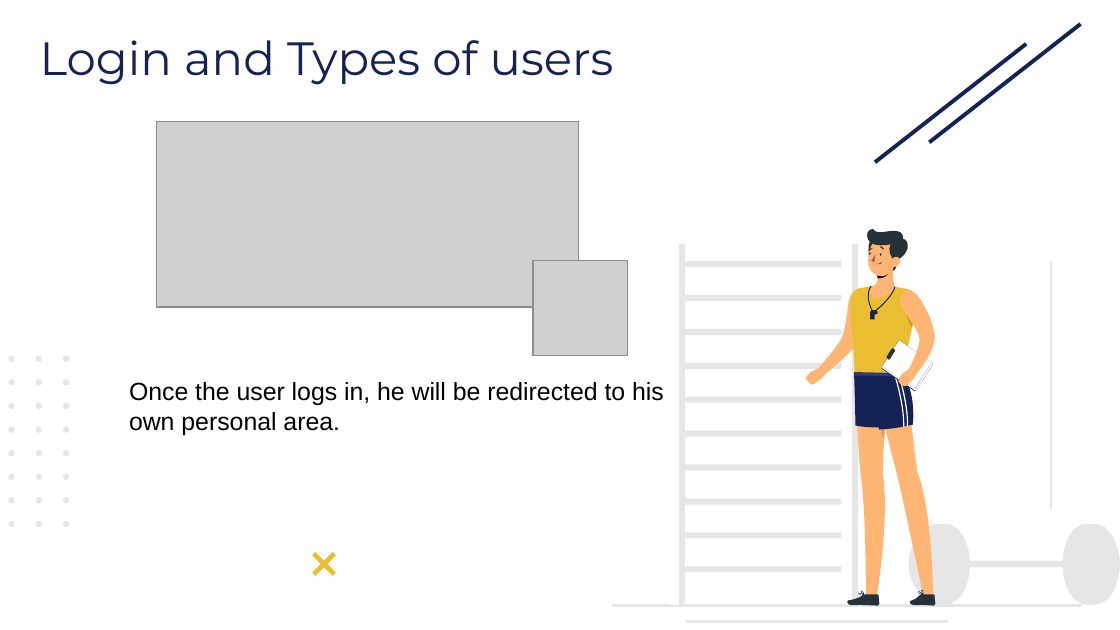
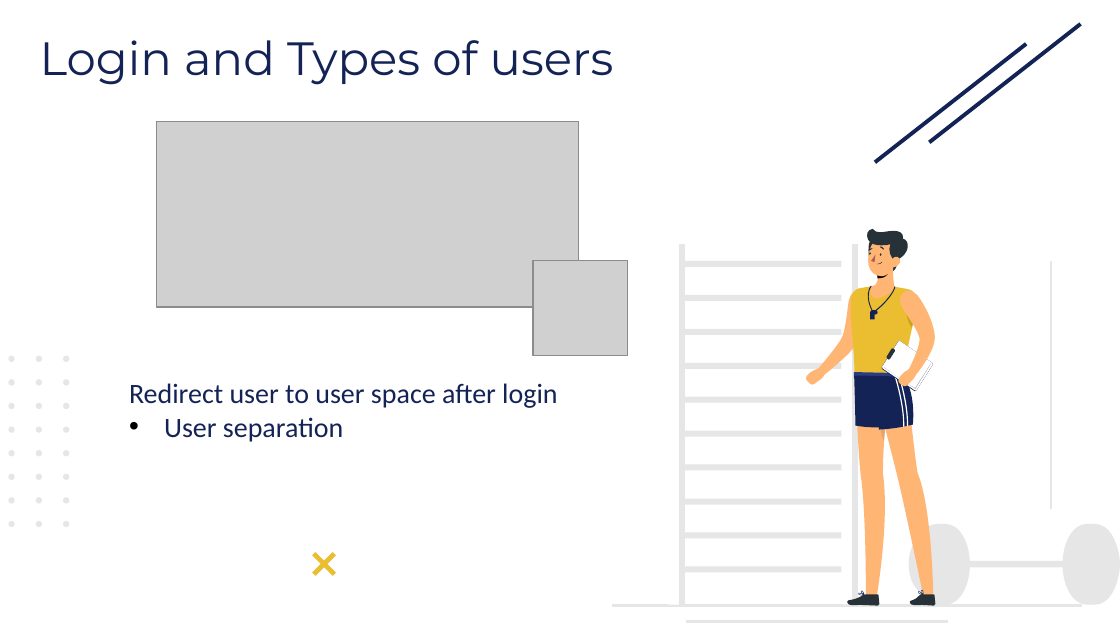
Before and after one commit to Boazius/TAU-GoogleWorkshop-180Sport, a slide deck: slide 15 of 180sport presentation.pptx (slide 4 before the commit). Drawn at 1120x630 pixels with LibreOffice and Linux fonts; fonts in the diff are those of the drawing; grey boxes stand for pictures. Boxes give left, top, right and bottom in pixels: in the first picture for what was removed or moved away, otherwise in the second. Text is boxed around its words. In the diff, an @@ line names an element or a change of style, - is before the commit and + after.

```diff
--- a/180sport presentation.pptx
+++ b/180sport presentation.pptx
@@ text at box(129, 383, 557, 442): text changed; size 16 to 18 pt; font Arial to Calibri; text colour #000000 to #132356 @@
-Once the user logs in, he will be redirected to his own personal area.
+Redirect user to user space after login
+• User separation
```
Also in this commit, not shown: 6 other slides changed, 11 slides added, 17 other files.
